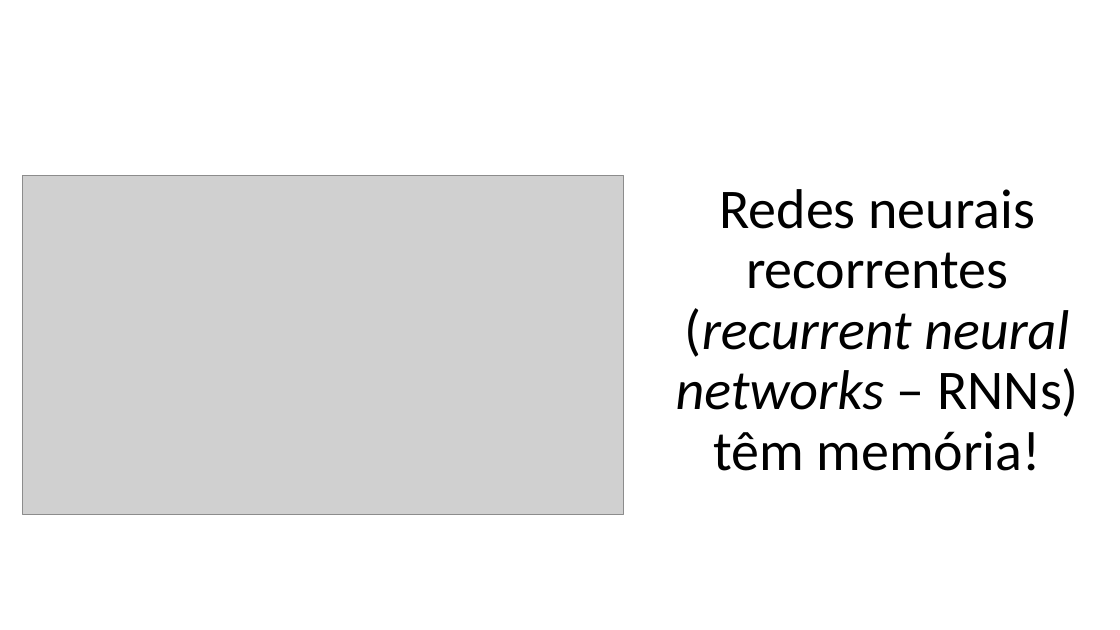
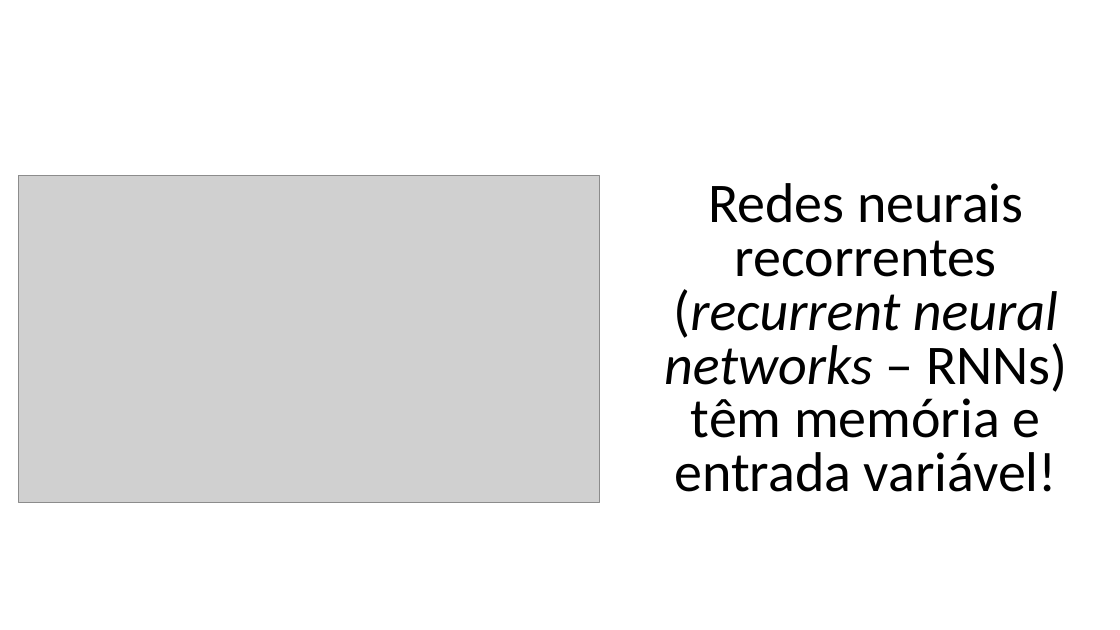
Before and after one commit to zz4fap/c24_inteligencia_artificial, a slide deck: slide 5 of slides/C24_RNN.pptx. Drawn at 1120x630 pixels with LibreOffice and Linux fonts; fonts in the diff are those of the drawing; grey boxes stand for pictures. Boxes give left, top, right and bottom in pixels: in the first picture for what was removed or moved away, otherwise in the second. Text is boxed around its words. In the diff, an @@ line names an element or a change of style, - is before the commit and + after.

```diff
--- a/slides/C24_RNN.pptx
+++ b/slides/C24_RNN.pptx
@@ picture: place and size @@
-picture at [22,176,623,514]
+picture at [18,176,600,502]
@@ text at [664,183,1067,492]: text changed @@
-Redes neurais recorrentes (recurrent neural networks – RNNs) têm memória!
+Redes neurais recorrentes (recurrent neural networks – RNNs) têm memória e entrada variável!
```
Also in this commit, not shown: 24 other slides changed, 7 slides added, 8 slides removed, 1 other file.
